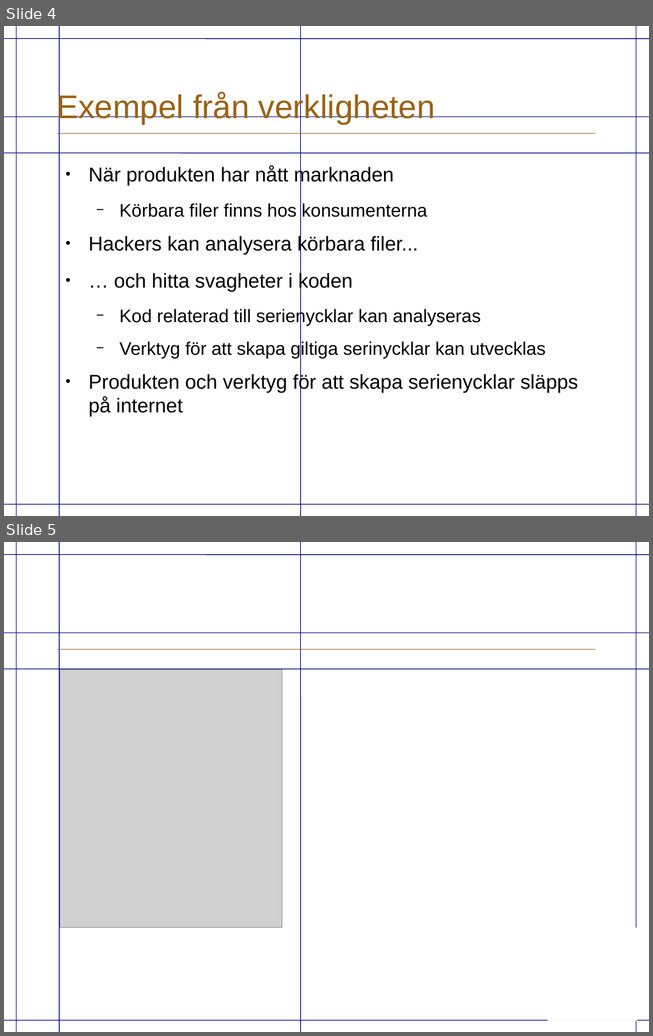
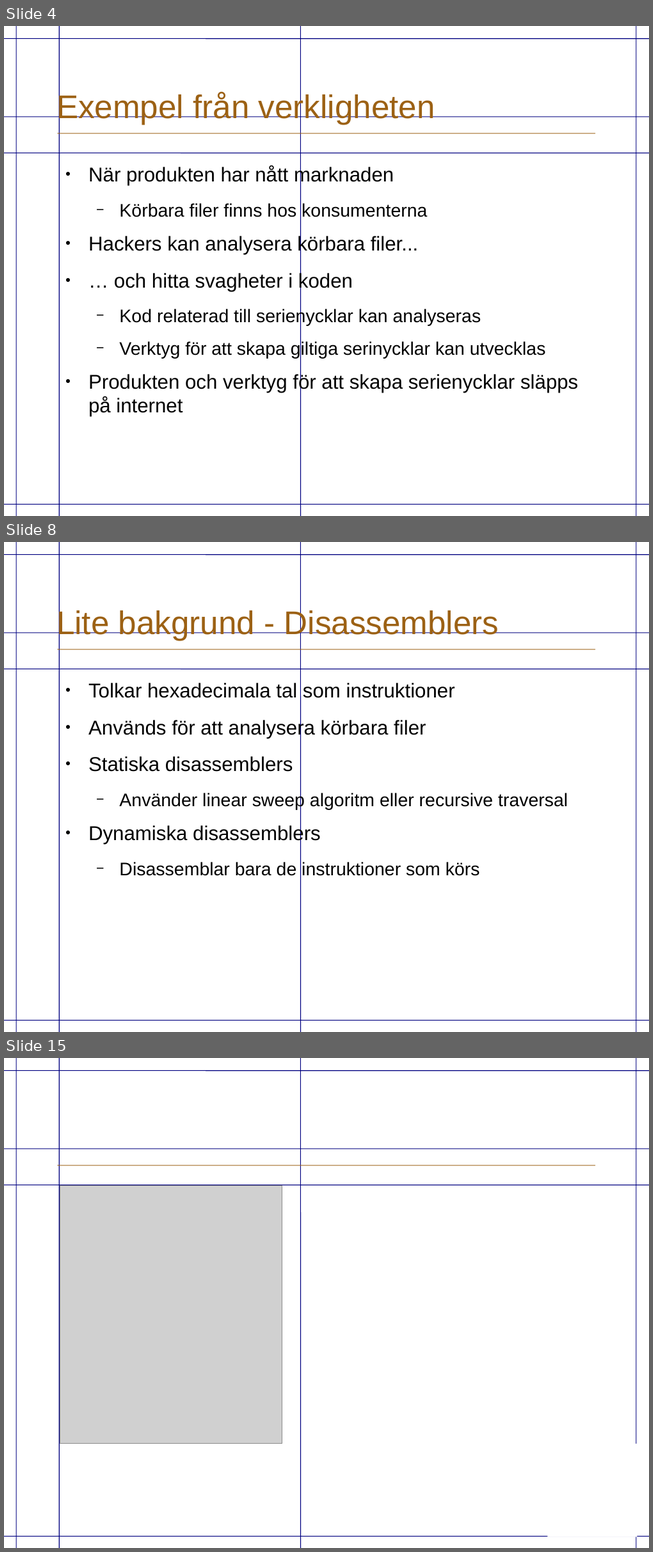
Before and after one commit to eriknylander/exjobb, a slide deck: Presentation/ExjobbPresentation.odp. Shown one above the other, each under a label of ours: slides 4 and 5 before the commit, slides 4, 8 and 15 after it; the slides between them are not shown. The pictures are 653x1036 and 653x1552 pixels, drawn with LibreOffice and Linux fonts; fonts in the diff are those of the drawing; grey boxes stand for pictures; background and template pictures are left out. Boxes give left, top, right and bottom in pixels: in the first picture for what was removed or moved away, otherwise in the second. Text is boxed around its words. In the diff, an @@ line names an element or a change of style, - is before the commit and + after.

```diff
--- a/Presentation/ExjobbPresentation.odp
+++ b/Presentation/ExjobbPresentation.odp
@@ slide 8 added at (4,542,649,1032), background #FFFFFF; not listed: 9 template elements that a slide beside it also shows @@
@@ title added at (56,608,499,641), 36 pt, text #9C6114 @@
+Lite bakgrund - Disassemblers
@@ text added at (88,683,568,876), 22 pt, text #000000 @@
+● Tolkar hexadecimala tal som instruktioner
+● Används för att analysera körbara filer
+● Statiska disassemblers
+  − Använder linear sweep algoritm eller recursive traversal
+● Dynamiska disassemblers
+  − Disassemblar bara de instruktioner som körs
@@ what was slide 5 is now slide 15 @@
```
Also in this commit, not shown: 2 slides changed, 9 other slides added, 3 other files.
